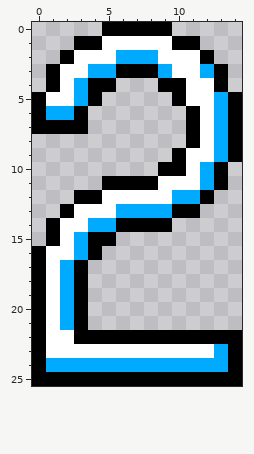
A pixel-art sprite gets an edit: resources/images/2.png. This is how it looked before the edit.
The file is 15x26 pixels.
New version:
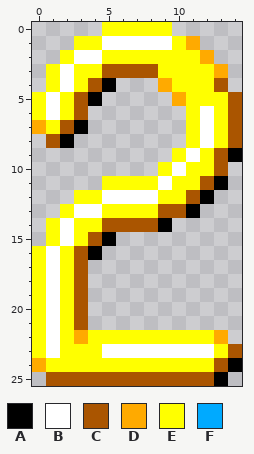
Palette (. is transparent): A #000000  B #ffffff  C #aa5500  D #ffaa00  E #ffff00  F #00aaff
Diff:
@@ x 0..14 @@
- 0 .....AAAAA.....
- 1 ...AABBBBBAA...
- 2 ..ABBBFFFBBBA..
- 3 .ABBFFAAAFBBFA.
- 4 .ABFAA...AABBA.
- 5 ABBFA.....ABBFA
- 6 AFFA.......ABFA
- 7 AAAA.......ABFA
- 8 ...........ABFA
- 9 ..........ABBFA
-10 .........AABFA.
-11 .....AAAABBBFA.
-12 ...AABBBBBFFA..
-13 ..ABBBFFFFAA...
-14 .ABBFFAAAA.....
-15 .ABFAA.........
-16 ABBFA..........
-17 ABFA...........
-18 ABFA...........
-19 ABFA...........
-20 ABFA...........
-21 ABFA...........
-22 ABBAAAAAAAAAAAA
-23 ABBBBBBBBBBBBFA
-24 AFFFFFFFFFFFFFA
-25 AAAAAAAAAAAAAAA
+ 0 .....EEEEE.....
+ 1 ...EEBBBBBED...
+ 2 ..EBBEEEEEEED..
+ 3 .EBEECCCCEEEED.
+ 4 .EBECA...DEEEC.
+ 5 EBECA.....DEEEC
+ 6 EBEC.......EBEC
+ 7 DECA.......EBEC
+ 8 .CA........EBEC
+ 9 ..........EBECA
+10 .........EBEEC.
+11 .....EEEEBEECA.
+12 ...EEBBBBEECA..
+13 ..EBBEEEECCA...
+14 .EBEECCCCA.....
+15 .EBECA.........
+16 EBECA..........
+17 EBEC...........
+18 EBEC...........
+19 EBEC...........
+20 EBEC...........
+21 EBEC...........
+22 EBEDEEEEEEEEED.
+23 EBEEEBBBBBBBBEC
+24 DEEEEEEEEEEEECA
+25 .CCCCCCCCCCCCA.
